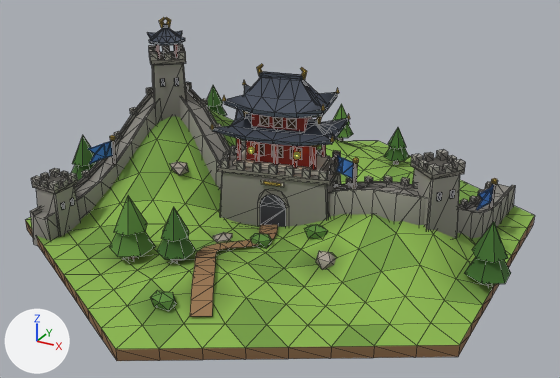
A saved change to the glTF model public/models/w_great_wall.glb.
Rendered twice from a camera (50 mm lens) standing at (1.083, -1.98, 1.123) and looking at (0.023, -0.053, 0.16). Arrows for +X, +Y and +Z are at lower left; the lights stay in place. The first picture is the older version. Mesh edges are drawn as thin lines. Vertices at exactly the same position are counted once.

Script lines for the objects in view, before the commit:
```python
me_w_great_wall = bpy.data.meshes.new('w_great_wall')
me_w_great_wall.from_pydata(...)  # 2350 vertices, 3694 faces; spans x -0.78..0.75, y -0.82..0.82, z 0.0..0.62
me_w_great_wall.materials.append(mat_med_hill_dark)
me_w_great_wall.materials.append(mat_med_hill)
me_w_great_wall.materials.append(mat_dirt)
me_w_great_wall.materials.append(mat_rock)
me_w_great_wall.materials.append(mat_med_wallbrick)
me_w_great_wall.materials.append(mat_med_wallbrick_dk)
me_w_great_wall.materials.append(mat_med_inset)
me_w_great_wall.materials.append(mat_stone_light)
me_w_great_wall.materials.append(mat_gold)
me_w_great_wall.materials.append(mat_med_lacquer)
me_w_great_wall.materials.append(mat_wood_dark)
me_w_great_wall.materials.append(mat_med_roof_glaze)
me_w_great_wall.materials.append(mat_emissive)
me_w_great_wall.materials.append(mat_team)
me_w_great_wall.materials.append(mat_trunk)
me_w_great_wall.materials.append(mat_foliage)
me_w_great_wall.materials.append(mat_foliage_dark)
me_w_great_wall.materials.append(mat_rock_light)
ob_w_great_wall = bpy.data.objects.new('w_great_wall', me_w_great_wall)
ob_w_great_wall.location = (0.0, 0.0, 0.0)
```
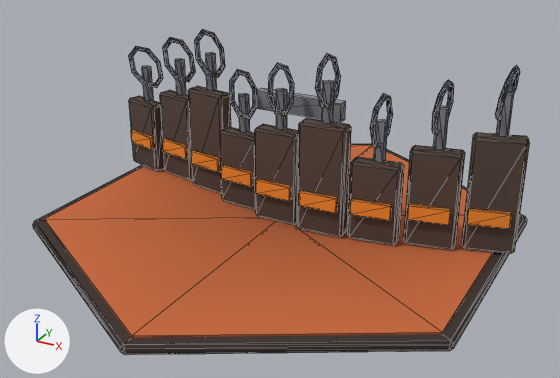
Where the change shows, as pixel boxes (x1, y1, x2, y2) in the pictures (560 x 378 px; the box of a moved part takes in the faces that stretch with it):
'w_great_wall', reshaped
    before: (25, 17, 535, 361)
    after: (33, 29, 530, 355)
part 1 of me_w_great_wall, moved or reshaped
    before: (220, 172, 341, 226)
    after: (188, 86, 231, 193)
part 2 of me_w_great_wall, added (brown)
    after: (348, 157, 404, 245)
part 3 of me_w_great_wall, added (orange)
    after: (255, 179, 292, 201)
part 4 of me_w_great_wall, added
    after: (142, 66, 153, 101)
part 5 of me_w_great_wall, added
    after: (175, 59, 186, 95)
part 6 of me_w_great_wall, added
    after: (206, 52, 217, 91)
part 7 of me_w_great_wall, added
    after: (239, 93, 250, 132)
part 8 of me_w_great_wall, added
    after: (276, 88, 287, 129)
part 9 of me_w_great_wall, added
    after: (322, 80, 334, 123)
part 10 of me_w_great_wall, added
    after: (374, 119, 388, 162)
part 11 of me_w_great_wall, added
    after: (433, 106, 449, 150)
part 12 of me_w_great_wall, added
    after: (496, 92, 514, 137)
part 13 of me_w_great_wall, rebuilt (16% shorter)
    before: (25, 110, 535, 361)
    after: (33, 144, 527, 355)
part 14 of me_w_great_wall, deleted
    before: (31, 17, 511, 317)
part 15 of me_w_great_wall, moved or reshaped
    before: (30, 63, 515, 246)
    after: (128, 29, 530, 253)

Edits to the bpy script that builds the scene:
```text
Add mat_hazard:
    mat_hazard = bpy.data.materials.new('hazard')
    # nodes: BsdfPrincipled, Mix, OutputMaterial, VertexColor
    # colours: orange #f28c28, mixed with the vertex colours
Add mat_solar:
    mat_solar = bpy.data.materials.new('solar')
    # nodes: BsdfPrincipled, Mix, OutputMaterial, VertexColor
    # colours: dark blue #1d2a44, mixed with the vertex colours
Add mat_basalt:
    mat_basalt = bpy.data.materials.new('basalt')
    # nodes: BsdfPrincipled, Mix, OutputMaterial, VertexColor
    # colours: brown #3b2f2a, mixed with the vertex colours
Add mat_steel:
    mat_steel = bpy.data.materials.new('steel')
    # nodes: BsdfPrincipled, Mix, OutputMaterial, VertexColor
    # colours: grey #8d9097, mixed with the vertex colours
Add mat_concrete_dark:
    mat_concrete_dark = bpy.data.materials.new('concrete_dark')
    # nodes: BsdfPrincipled, Mix, OutputMaterial, VertexColor
    # colours: brown #57463d, mixed with the vertex colours
Add mat_sand:
    mat_sand = bpy.data.materials.new('sand')
    # nodes: BsdfPrincipled, Mix, OutputMaterial, VertexColor
    # colours: orange #c8693a, mixed with the vertex colours
Change me_w_great_wall:
    remove me_w_great_wall.from_pydata(...)  # 2350 vertices, 3694 faces; spans x -0.78..0.75, y -0.82..0.82, z 0.0..0.62
    remove me_w_great_wall.materials.append(mat_med_hill_dark)
    remove me_w_great_wall.materials.append(mat_med_hill)
    remove me_w_great_wall.materials.append(mat_dirt)
    remove me_w_great_wall.materials.append(mat_rock)
    remove me_w_great_wall.materials.append(mat_med_wallbrick)
    remove me_w_great_wall.materials.append(mat_med_wallbrick_dk)
    remove me_w_great_wall.materials.append(mat_med_inset)
    remove me_w_great_wall.materials.append(mat_stone_light)
    remove me_w_great_wall.materials.append(mat_gold)
    remove me_w_great_wall.materials.append(mat_med_lacquer)
    remove me_w_great_wall.materials.append(mat_wood_dark)
    remove me_w_great_wall.materials.append(mat_med_roof_glaze)
    remove me_w_great_wall.materials.append(mat_emissive)
    remove me_w_great_wall.materials.append(mat_team)
    remove me_w_great_wall.materials.append(mat_trunk)
    remove me_w_great_wall.materials.append(mat_foliage)
    remove me_w_great_wall.materials.append(mat_foliage_dark)
    remove me_w_great_wall.materials.append(mat_rock_light)
    add me_w_great_wall.from_pydata(...)  # 671 vertices, 1224 faces; spans x -0.72..0.72, y -0.8..0.8, z 0.0..0.59
    me_w_great_wall part 1: the loose piece of 24 vertices spanning x -0.19..0.19, y -0.13..0.13, z 0.04..0.22 is scaled about its middle by (-0.41, 0.263, 1.96), then moved by (-0.32, 0.08, 0.09), in mat_concrete_dark
    me_w_great_wall part 2: the loose piece of 24 vertices spanning x -0.19..0.19, y -0.13..0.13, z 0.04..0.22 is copied, and the copy is scaled about its middle by (0.41, 0.263, 1.38), then moved by (0.32, -0.01, 0.04), in mat_concrete_dark; it spans x 0.24..0.4, y -0.04..0.03, z 0.04..0.29
    me_w_great_wall part 3: a new loose piece, a box spanning x -0.06..0.06, y -0.06..-0.042, z 0.13..0.175, in mat_hazard
    me_w_great_wall part 4: a new loose piece, a 5-sided cylinder along z spanning x -0.658..-0.625, y 0.148..0.182, z 0.29..0.41, in mat_steel
    me_w_great_wall part 5: a new loose piece, a 5-sided cylinder along z spanning x -0.498..-0.465, y 0.13..0.164, z 0.34..0.46, in mat_steel
    me_w_great_wall part 6: a new loose piece, a 5-sided cylinder along z spanning x -0.338..-0.305, y 0.082..0.116, z 0.39..0.51, in mat_steel
    me_w_great_wall part 7: a new loose piece, a 5-sided cylinder along z spanning x -0.178..-0.145, y 0.025..0.059, z 0.29..0.41, in mat_steel
    me_w_great_wall part 8: a new loose piece, a 5-sided cylinder along z spanning x -0.018..0.015, y -0.019..0.015, z 0.34..0.46, in mat_steel
    me_w_great_wall part 9: a new loose piece, a 5-sided cylinder along z spanning x 0.142..0.175, y -0.032..0.003, z 0.39..0.51, in mat_steel
    me_w_great_wall part 10: a new loose piece, a 5-sided cylinder along z spanning x 0.302..0.335, y -0.007..0.027, z 0.29..0.41, in mat_steel
    me_w_great_wall part 11: a new loose piece, a 5-sided cylinder along z spanning x 0.462..0.495, y 0.043..0.078, z 0.34..0.46, in mat_steel
    me_w_great_wall part 12: a new loose piece, a 5-sided cylinder along z spanning x 0.622..0.655, y 0.1..0.134, z 0.39..0.51, in mat_steel
    me_w_great_wall part 13: the loose piece of 268 vertices spanning x -0.71..0.71, y -0.82..0.82, z 0.0..0.31 is rebuilt with 51 vertices and now spans x -0.69..0.69, y -0.8..0.8, z 0.0..0.04
    me_w_great_wall part 14: 168 loose pieces with 1630 vertices, spanning x -0.78..0.75, y -0.67..0.65, z 0.0..0.62, are deleted
    me_w_great_wall part 15: 2 vertices moved within x 0.15..0.17, y -0.06..0.14, z 0.35..0.46; 426 vertices removed from x -0.62..0.64, y -0.48..0.45, z 0.0..0.5; 454 vertices added at x -0.72..0.72, y -0.1..0.25, z 0.04..0.59
    add me_w_great_wall.materials.append(mat_basalt)
    add me_w_great_wall.materials.append(mat_sand)
    add me_w_great_wall.materials.append(mat_concrete_dark)
    add me_w_great_wall.materials.append(mat_hazard)
    add me_w_great_wall.materials.append(mat_steel)
    add me_w_great_wall.materials.append(mat_solar)
```
